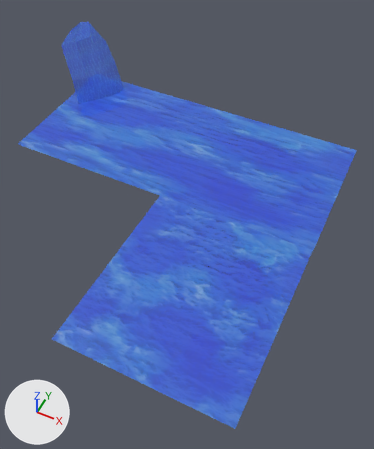
One commit to the Blender file assets/levels/castle.blend: the scene before it, then after it.
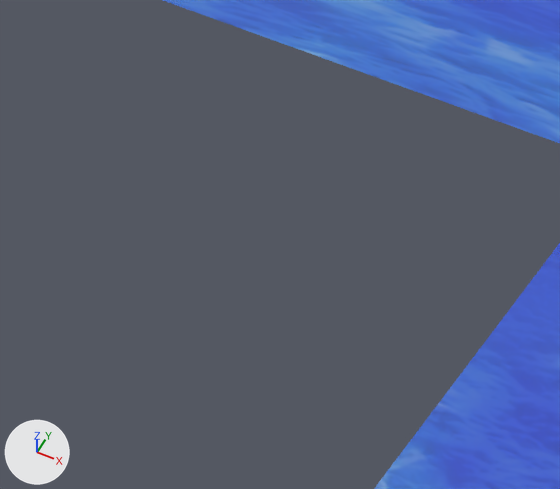
The first picture shows the older version from a 50 mm camera at (96.0, -144.0, 167.0) aimed at (28.0, -8.0, -3.0). The close-ups show the older and then the newer version on the part from 9% to 40% of the width and 36% to 58% of the height of that picture. Only the edits that show in the close-ups are written down. Arrows for +X, +Y and +Z are at lower left; the lights stay in place.

The older version as bpy lines, for what is in view:
```python
me_water1 = bpy.data.meshes.new('Water1')
me_water1.from_pydata(...)  # 4 vertices, 1 face; spans x 10.2..82.3, y -81.4..0.6, z -0.8
me_water1.materials.append(mat_water)  # picture img_water_png
ob_ant = bpy.data.objects.new('ant', None)
ob_ant.location = (-29.0, -21.0, 5.2)
ob_ant_001 = bpy.data.objects.new('ant.001', None)
ob_ant_001.location = (4.0, -19.0, 7.1)
ob_pipe = bpy.data.objects.new('pipe', None)
ob_pipe.location = (-9.2, -46.3, 2.6)
ob_slime = bpy.data.objects.new('slime', None)
ob_slime.location = (-3.0, -26.0, 7.1)
ob_slime_001 = bpy.data.objects.new('slime.001', None)
ob_slime_001.location = (-24.0, -29.0, 4.4)
ob_slime_002 = bpy.data.objects.new('slime.002', None)
ob_slime_002.location = (9.0, -34.0, 3.0)
ob_water_001 = bpy.data.objects.new('water.001', me_water1)
ob_water_001.location = (0.0, 0.0, 0.0)
# also in view: 'water' at (6.0, 36.0, -1.0)
```
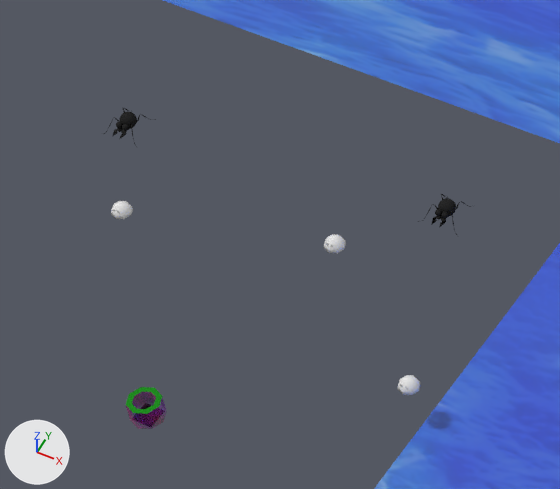
Location of each change, (x1, y1, x2, y2) in pixels of the close-ups (560 x 489 px):
'pipe', added: after (126, 387, 165, 427)
'ant.001', added: after (422, 194, 471, 235)
'ant', added: after (103, 108, 149, 147)
'slime.002', added: after (398, 375, 421, 395)
'slime', added: after (324, 234, 346, 253)
'slime.001', added: after (111, 201, 133, 219)

Diff of the bpy script that builds the scene:
```diff
--- a/assets/levels/castle.blend.py
+++ b/assets/levels/castle.blend.py
@@ mat_warp_pipe_seg3_lights_03009010 @@
+mat_warp_pipe_seg3_lights_03009010 = bpy.data.materials.new('warp_pipe_seg3_lights_03009010')
+# nodes: BsdfPrincipled, Mix, OutputMaterial, VertexColor
+# colours: black #000000, mixed with the vertex colours
@@ col_model_ant @@
+col_model_ant = bpy.data.collections.new('Model ant')
+col_model_ant.objects.link(ob_cube_003)
+col_model_ant.objects.link(ob_cube_002)
+col_model_ant.objects.link(ob_cube)
+col_model_ant.objects.link(ob_ant_1)
@@ col_model_slime @@
+col_model_slime = bpy.data.collections.new('Model slime')
+col_model_slime.objects.link(ob_slime_1)
@@ col_model_warp_pipe @@
+col_model_warp_pipe = bpy.data.collections.new('Model warp_pipe')
+col_model_warp_pipe.objects.link(ob_actor)
@@ ob_pipe @@
 ob_pipe.location = (-9.2, -46.3, 2.6)
+ob_pipe.instance_type = 'COLLECTION'
+ob_pipe.instance_collection = col_model_warp_pipe
@@ ob_slime @@
 ob_slime.location = (-3.0, -26.0, 7.1)
+ob_slime.instance_type = 'COLLECTION'
+ob_slime.instance_collection = col_model_slime
@@ ob_slime_001 @@
 ob_slime_001.location = (-24.0, -29.0, 4.4)
+ob_slime_001.instance_type = 'COLLECTION'
+ob_slime_001.instance_collection = col_model_slime
@@ ob_slime_002 @@
 ob_slime_002.location = (9.0, -34.0, 3.0)
+ob_slime_002.instance_type = 'COLLECTION'
+ob_slime_002.instance_collection = col_model_slime
@@ ob_ant @@
 ob_ant.location = (-29.0, -21.0, 5.2)
+ob_ant.instance_type = 'COLLECTION'
+ob_ant.instance_collection = col_model_ant
@@ ob_ant_001 @@
 ob_ant_001.location = (4.0, -19.0, 7.1)
+ob_ant_001.instance_type = 'COLLECTION'
+ob_ant_001.instance_collection = col_model_ant
@@ ob_cube_002 @@
+ob_cube_002 = bpy.data.objects.new('Cube.002', me_cube_002)  # 98 vertices, 96 faces; spans x -1.68..1.68, y -1.68..1.68, z -1.68..1.68; in mat_eyes (black #272727)
+ob_cube_002.location = (-0.311, -0.532, 1.231)
+ob_cube_002.scale = (0.176, 0.176, 0.176)
@@ ob_ant_1 @@
+ob_ant_1 = bpy.data.objects.new('Ant', me_ant)  # 277 vertices, 470 faces; spans x -0.512..0.512, y -0.626..0.413, z -0.192..0.234; in mat_ant (black #272727); modifiers MIRROR
+ob_ant_1.location = (0.0, 0.0, 0.788)
+ob_ant_1.rotation_euler = (0.0, 0.0, 3.142)  # degrees (0, 0, 180)
+ob_ant_1.scale = (4.0, 4.0, 4.0)
@@ ob_cube_003 @@
+ob_cube_003 = bpy.data.objects.new('Cube.003', me_cube_002.copy())
+ob_cube_003.location = (0.363, -0.532, 1.231)
+ob_cube_003.scale = (0.176, 0.176, 0.176)
@@ ob_cube @@
+ob_cube = bpy.data.objects.new('Cube', me_cube)  # 98 vertices, 96 faces; spans x -1.68..1.68, y -1.68..1.68, z -1.68..1.68; in mat_ant (black #272727)
+ob_cube.location = (0.0069, 0.391, 1.169)
+ob_cube.scale = (0.471, 0.471, 0.471)
@@ ob_slime_1 @@
+ob_slime_1 = bpy.data.objects.new('Slime', me_sphere)  # 49 vertices, 66 faces; spans x -1.0..1.0, y -1.0..1.0, z 0.0..1.0; in mat_slime_detailed (its picture is missing), mat_slime_eyes (its picture is missing)
+ob_slime_1.location = (0.0, 0.0, 0.0)
@@ ob_actor @@
+ob_actor = bpy.data.objects.new('actor', me_actor)  # 84 vertices, 50 faces; spans x -1.53..1.54, y -1.54..1.53, z 0.0..2.05; in mat_warp_pipe_seg3_lights_030079e8 (its picture is missing), mat_warp_pipe_seg3_lights_03008ff8 (its picture is missing)
+ob_actor.location = (0.0, 0.0, 0.0)
```
